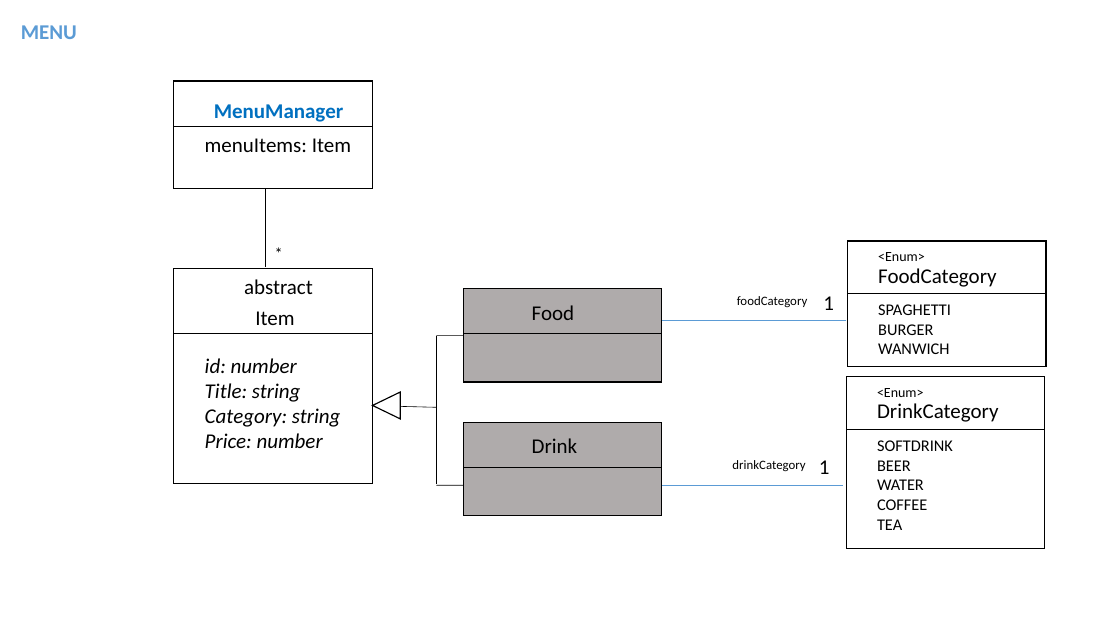
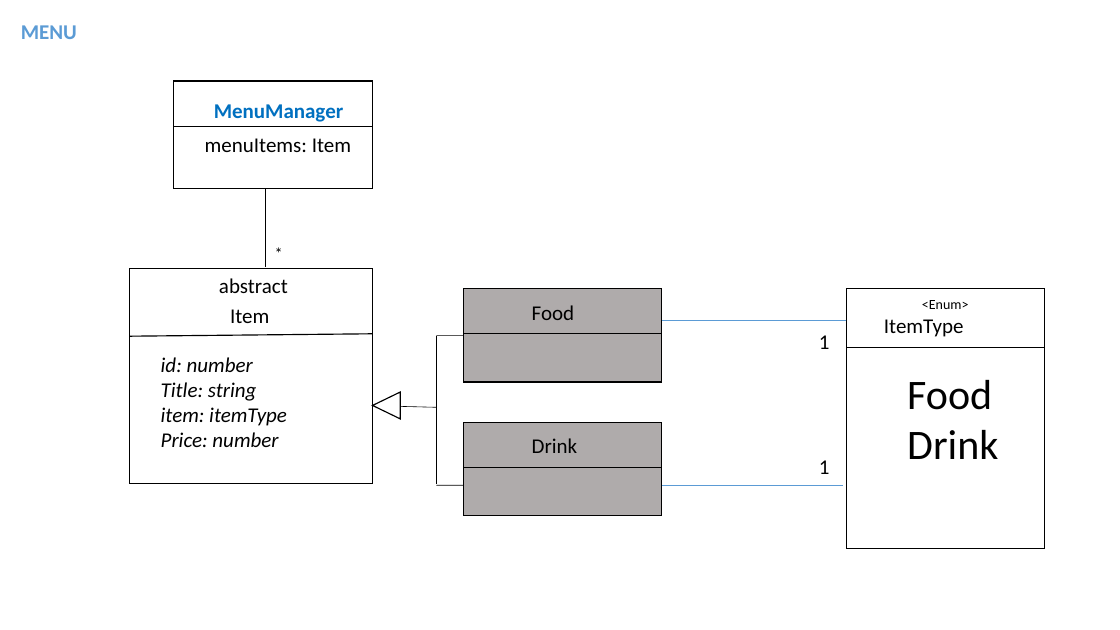
Before and after one commit to sophimkep/OOP-PROJECT, a slide deck: slide 5 of OOP PROJECT/START-UML.pptx. Drawn at 1120x630 pixels with LibreOffice and Linux fonts; fonts in the diff are those of the drawing. Boxes give left, top, right and bottom in pixels: in the first picture for what was removed or moved away, otherwise in the second. Text is boxed around its words. In the diff, an @@ line names an element or a change of style, - is before the commit and + after.

```diff
--- a/OOP PROJECT/START-UML.pptx
+++ b/OOP PROJECT/START-UML.pptx
@@ rectangle: place and size @@
-rectangle at [174,268,372,484]
+rectangle at [129,268,372,484]
@@ text "abstract": place and size @@
-text "abstract" at [244,279,313,294]
+text "abstract" at [219,278,288,293]
@@ rectangle removed at [848,241,1046,366] @@
@@ text removed at [878,268,996,287] @@
-FoodCategory
@@ text removed at [878,252,925,261] @@
-<Enum>
@@ text "Item": place and size @@
-text "Item" at [255,311,294,325]
+text "Item" at [230,309,269,323]
@@ text removed at [737,296,808,307] @@
-foodCategory
@@ rectangle: place and size @@
-rectangle at [847,377,1045,549]
+rectangle at [847,289,1045,549]
@@ line removed from (848, 294) to (1046, 294) @@
@@ text "<Enum>": place and size @@
-text "<Enum>" at [877,388,924,397]
+text "<Enum>" at [922,300,969,309]
@@ text "1": place and size @@
-text "1" at [823,296,834,310]
+text "1" at [819,335,830,349]
@@ text removed at [878,304,951,354] @@
-SPAGHETTI
-BURGER
-WANWICH
@@ text at [884,319,963,337]: text changed @@
-DrinkCategory
+ItemType
@@ line moved from (174, 334) - (372, 334) to (129, 336) - (372, 334) @@
@@ text "id: number": place and size @@
-text "id: number" at [205,358,341,448]
+text "id: number" at [161,357,287,447]
@@ line moved from (847, 429) - (1045, 429) to (847, 348) - (1045, 348) @@
@@ text at [907,380,998,459]: text changed; size 14 to 36 pt @@
-SOFTDRINK
-BEER
-WATER
-COFFEE
-TEA
+Food
+Drink
@@ text at [161,407,287,426]: text changed @@
-Category: string
+item: itemType
@@ text removed at [732,460,805,472] @@
-drinkCategory
```
Also in this commit, not shown: 3 other slides changed, 33 other files.
